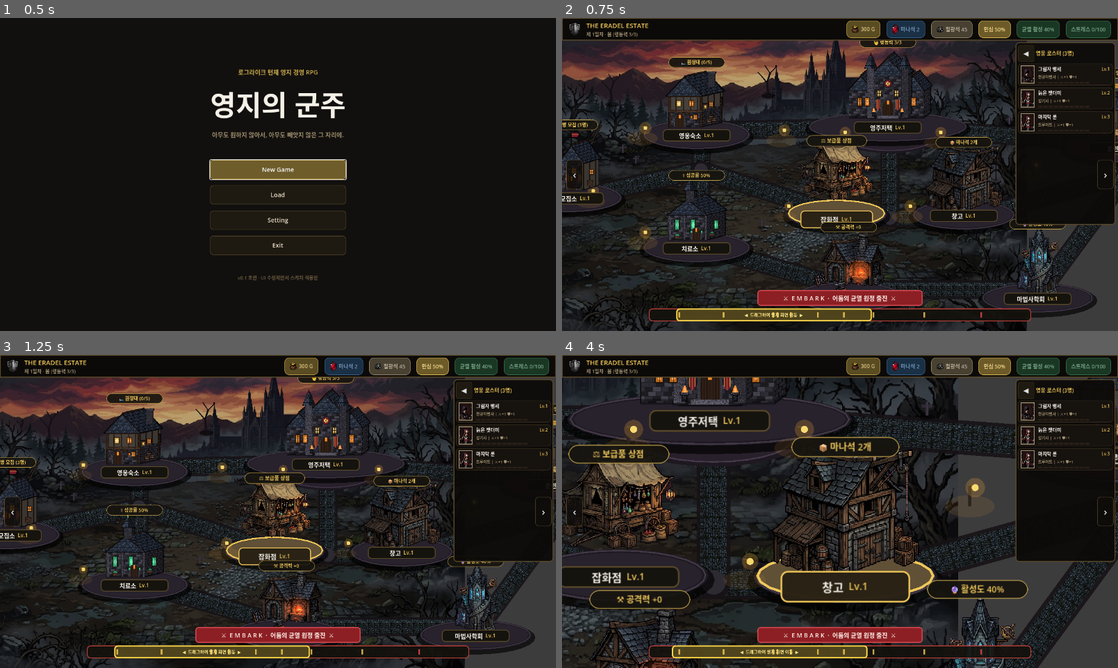
Above: before the commit, frames 1-4 (two rows, left to right).
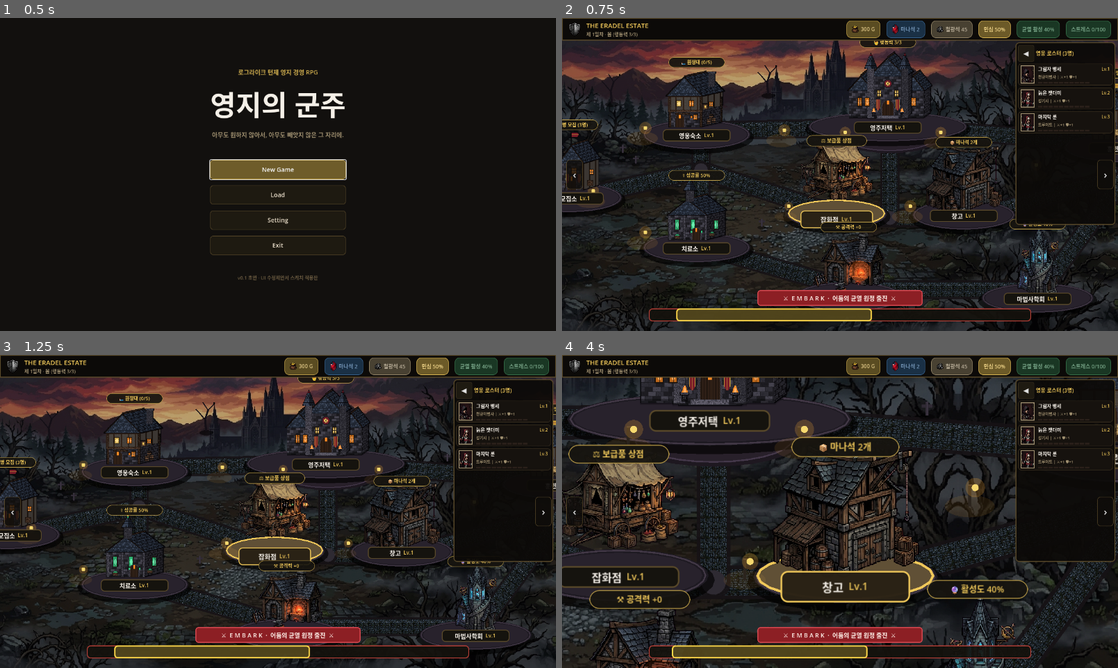
Above: after the commit, the same moments.

Repository: Jeon-JongChan/Godot-Projects
Game: Godot game, scene res://scenes/flow/title.tscn
Two runs of this game, one before a commit and one after it. Both use one fixed random seed, a clock stepped at 60 frames per second and the inputs below.
Inputs (mouse positions are in pixels of both pictures, inside the frame that each line leads up to):
- Up to frame 1 (0.5 s): no input
- Up to frame 2 (0.75 s): click "New Game" at 0.5 s
- Up to frame 3 (1.25 s): no input
- Up to frame 4 (4 s): click "◀" at 1.25 s; click "▶" at 2 s; click "‹" at 2.75 s; tap Enter at 3.5 s; move the mouse to (962, 495) at 3.52 s; hold D from 3.53 s (still down); tap Space (end_turn) at 3.6 s; click (962, 495) at 3.67 s

Frame 1 is identical in both runs. In frame 2, 2.4% of the frame differs, in the area x 20-100%, y 7-100%; in frame 3, 2.4%; in frame 4, 6.6%.

Commit message:
버그 수정, 스킬추가, 치트 추가, 대장간 추가 수정

Diff:
--- a/eradel/app/project.godot
+++ b/eradel/app/project.godot
@@ -22,6 +22,7 @@
 GameState="*res://scripts/autoload/game_state.gd"
 SaveManager="*res://scripts/autoload/save_manager.gd"
 PauseManager="*res://scripts/autoload/pause_manager.gd"
+DebugConsole="*res://scripts/autoload/debug_console.gd"
 
 [display]
 
--- a/eradel/app/scenes/estate/estate.gd
+++ b/eradel/app/scenes/estate/estate.gd
@@ -52,6 +52,7 @@
 var _building_canvases: Array[VillageVisuals.VillageBuildingCanvas] = []
 var _active_interior_canvas: VillageVisuals.BuildingInteriorCanvas = null
 var _hud_layer: CanvasLayer
+var _modal_layer: CanvasLayer
 var _top_bar_holder: Control
 var _status_Row_holder: HBoxContainer
 var _scroll_track: Panel
@@ -90,9 +91,13 @@
 	_world_container.add_child(_buildings_layer)
 	_build_village_structures()
 
-	# 4. 상단 HUD 및 하단 스크롤바 레이어
+	# 4. 상단 HUD·하단 스크롤바 레이어(layer=1) 및 건물 대형 모달 전용 상위 레이어(layer=20)
 	_hud_layer = CanvasLayer.new()
+	_hud_layer.layer = 1
 	add_child(_hud_layer)
+	_modal_layer = CanvasLayer.new()
+	_modal_layer.layer = 20
+	add_child(_modal_layer)
 	_build_hud()
 
 	# 5. [옵저버] GameState 시그널 구독 — 상태가 바뀌면 자동으로 HUD 와 건물 배지가 갱신된다
@@ -397,7 +402,9 @@
 
 	_active_modal = Control.new()
 	_active_modal.set_anchors_preset(PRESET_FULL_RECT)
-	_hud_layer.add_child(_active_modal)
+	# HUD 갱신 시에도 슬라이더/상단바가 모달 위로 튀어나오지 않도록 전용 상위 CanvasLayer(layer=20)에 배치
+	var modal_host: Node = _modal_layer if _modal_layer != null else _hud_layer
+	modal_host.add_child(_active_modal)
 
 	# 배경 반투명 딤 오버레이 (바깥 영역 클릭 시 닫기)
 	var dim := ColorRect.new()
@@ -1589,7 +1596,9 @@
 			var cur_m: Mercenary = m
 			h_panel.gui_input.connect(func(ev: InputEvent):
 				if ev is InputEventMouseButton and ev.button_index == MOUSE_BUTTON_LEFT and ev.pressed:
-					_selected_forge_merc = cur_m
+					if _selected_forge_merc != cur_m:
+						_selected_forge_merc = cur_m
+						_selected_forge_slot = "weapon" # 캐릭터 변경 시 강화부위 기본값 초기화
 					_open_large_building_popup(def)
 			)
 			hero_list.add_child(h_panel)
@@ -1615,7 +1624,7 @@
 	forge_holder.add_child(forge_interior)
 	_active_blacksmith_canvas = forge_interior
 
-	# 2-B. 중앙 하단 4칸 장비 슬롯 (WEAPON, ARMOR, HELMET, RING)
+	# 2-B. 중앙 하단 4칸 장비 슬롯 (WEAPON, ARMOR, HELMET, ACCESSORY)
 	var eq_card := UiKit.panel(Color("161318"), UiKit.BORDER2, 8)
 	eq_card.custom_minimum_size = Vector2(0, 110)
 	center_col.add_child(eq_card)
@@ -1629,32 +1638,41 @@
 		{"id": "weapon", "label": "WEAPON", "level": target_m.weapon_level if target_m else 1},
 		{"id": "armor", "label": "ARMOR", "level": target_m.armor_level if target_m else 1},
 		{"id": "helmet", "label": "HELMET", "level": target_m.helmet_level if target_m else 1},
-		{"id": "ring", "label": "RING", "level": target_m.ring_level if target_m else 1}
+		{"id": "accessory", "label": "ACCESSORY", "level": target_m.ring_level if target_m else 1}
 	]
 
 	for s_info in slots_data:
 		var sid: String = s_info.id
-		var is_s_sel: bool = (_selected_forge_slot == sid)
+		var is_s_sel: bool = (_selected_forge_slot == sid or (_selected_forge_slot == "ring" and sid == "accessory"))
 		var s_box := VBoxContainer.new()
 		s_box.alignment = BoxContainer.ALIGNMENT_CENTER
+		s_box.custom_minimum_size = Vector2(76, 94)
 		s_box.add_theme_constant_override("separation", 4)
-		s_box.mouse_filter = MOUSE_FILTER_PASS
+		s_box.mouse_filter = MOUSE_FILTER_STOP
+		s_box.mouse_default_cursor_shape = Control.CURSOR_POINTING_HAND
 
 		# 상단 슬롯 레이블
-		s_box.add_child(UiKit.label(s_info.label, 10, UiKit.GOLD if is_s_sel else UiKit.TEXT2))
-
-		# 아이콘 캔버스
+		var top_lbl := UiKit.label(s_info.label, 10, UiKit.GOLD if is_s_sel else UiKit.TEXT2)
+		top_lbl.horizontal_alignment = HORIZONTAL_ALIGNMENT_CENTER
+		top_lbl.mouse_filter = MOUSE_FILTER_IGNORE
+		s_box.add_child(top_lbl)
+
+		# 아이콘 캔버스 (내부 마우스 이벤트 무시 -> 부모 슬롯 카드가 이미지 영역 클릭을 직접 수신)
 		var icon_cv := VillageVisuals.EquipmentIconCanvas.new()
 		icon_cv.slot_type = sid
 		icon_cv.item_level = int(s_info.level)
 		icon_cv.is_selected = is_s_sel
 		icon_cv.custom_minimum_size = Vector2(58, 58)
+		icon_cv.mouse_filter = MOUSE_FILTER_IGNORE
 		s_box.add_child(icon_cv)
 
 		# 하단 레벨 레이블
-		s_box.add_child(UiKit.label("+%d강" % int(s_info.level), 11, UiKit.GOLD2 if is_s_sel else UiKit.WHITE))
-
-		# 클릭 시 장비 슬롯 전환
+		var lv_lbl := UiKit.label("+%d강" % int(s_info.level), 11, UiKit.GOLD2 if is_s_sel else UiKit.WHITE)
+		lv_lbl.horizontal_alignment = HORIZONTAL_ALIGNMENT_CENTER
+		lv_lbl.mouse_filter = MOUSE_FILTER_IGNORE
+		s_box.add_child(lv_lbl)
+
+		# 이미지 포함 슬롯 전체 영역 클릭 시 장비 슬롯 전환
 		var clicked_sid: String = sid
 		s_box.gui_input.connect(func(ev: InputEvent):
 			if ev is InputEventMouseButton and ev.button_index == MOUSE_BUTTON_LEFT and ev.pressed:
@@ -1692,7 +1710,7 @@
 			"helmet":
 				cur_slot_lv = target_m.helmet_level
 				slot_kr_name = "투구"
-			"ring":
+			"ring", "accessory":
 				cur_slot_lv = target_m.ring_level
 				slot_kr_name = "장신구"
 
@@ -1795,12 +1813,12 @@
 						"helmet":
 							target_m.helmet_level += 1
 							target_m.max_hp += 5
-						"ring":
+						"ring", "accessory":
 							target_m.ring_level += 1
 							target_m.attack += 1
 
 					forge_interior.current_state = VillageVisuals.BlacksmithInteriorCanvas.DwarfState.SUCCESS
-					_popup_notice = "🎉 강화 대성공! [%s]의 %s가 +%d강이 되었습니다!" % [target_m.merc_name, slot_kr_name, cur_slot_lv + 1]
+					_popup_notice = "✨ 강화 성공! [%s]의 %s가 +%d강이 되었습니다!" % [target_m.merc_name, slot_kr_name, cur_slot_lv + 1]
 				else:
 					forge_interior.current_state = VillageVisuals.BlacksmithInteriorCanvas.DwarfState.FAIL
 					_popup_notice = "💨 강화 실패... 아쉽게도 이번 제련은 성공하지 못했습니다."
@@ -2567,18 +2585,7 @@
 	_scroll_track.add_theme_stylebox_override("panel", UiKit.style(Color(0.08, 0.07, 0.05, 0.92), Color("b84038"), 8, 2))
 	scroll_root.add_child(_scroll_track)
 
-	# 트랙 위 건물 미니 위치 마커 표시
-	for def in _building_defs:
-		var ratio_x: float = (def.rect.position.x + def.rect.size.x * 0.5) / WORLD_WIDTH
-		var mx: float = ratio_x * _scroll_track_width
-		var dot := ColorRect.new()
-		dot.color = UiKit.RED if def.id == "dungeon_gate" else UiKit.GOLD
-		dot.size = Vector2(4, 12)
-		dot.position = Vector2(mx - 2, (_scroll_track_height - 12) * 0.5)
-		dot.mouse_filter = MOUSE_FILTER_IGNORE
-		_scroll_track.add_child(dot)
-
-	# 노란색 창 1칸 (현재 화면 1280px / 전체 2500px 비율 사각 핸들)
+	# 노란색 창 1칸 (현재 화면 1280px / 전체 2500px 비율 사각 핸들 — 내부 글씨·위치 마커 제거)
 	var thumb_w: float = _scroll_track_width * (VIEWPORT_WIDTH / WORLD_WIDTH)
 	_scroll_thumb = Panel.new()
 	_scroll_thumb.size = Vector2(thumb_w, _scroll_track_height)
@@ -2591,13 +2598,6 @@
 	thumb_sb.set_corner_radius_all(7)
 	_scroll_thumb.add_theme_stylebox_override("panel", thumb_sb)
 	scroll_root.add_child(_scroll_thumb)
-
-	var thumb_lbl := UiKit.label("◀  드래그하여 영지 화면 이동  ▶", 10, Color("ffe888"))
-	thumb_lbl.set_anchors_preset(PRESET_FULL_RECT)
-	thumb_lbl.horizontal_alignment = HORIZONTAL_ALIGNMENT_CENTER
-	thumb_lbl.vertical_alignment = VERTICAL_ALIGNMENT_CENTER
-	thumb_lbl.mouse_filter = MOUSE_FILTER_IGNORE
-	_scroll_thumb.add_child(thumb_lbl)
 
 	_scroll_track.gui_input.connect(func(ev: InputEvent):
 		if ev is InputEventMouseButton and ev.button_index == MOUSE_BUTTON_LEFT:
--- /dev/null
+++ b/eradel/app/scripts/autoload/debug_console.gd
@@ -0,0 +1,322 @@
+extends CanvasLayer
+
+## F1 디버그/치트 콘솔 오토로드.
+## 기능 테스트 시 자원 부족이나 상태 조건 제약을 즉시 해제할 수 있는 오버레이 창과 명령어 실행기를 제공한다.
+
+var _root: Control
+var _panel: PanelContainer
+var _status_label: Label
+var _log_view: RichTextLabel
+var _cmd_input: LineEdit
+
+
+## 콘솔 UI 트리를 구성하고 초기에는 숨김 상태로 대기한다.
+func _ready() -> void:
+	layer = 150
+	process_mode = Node.PROCESS_MODE_ALWAYS
+	_build_ui()
+	_root.visible = false
+	_connect_signals()
+	_refresh_status()
+	_append_log("[color=#c9a84c]에라델 디버그 콘솔 준비 완료.[/color] 'help' 입력 또는 상단 치트 버튼을 사용하세요.")
+
+
+## GameState 자원/스트레스 변경 시 콘솔 상단 상태 표시줄을 동기화한다.
+func _connect_signals() -> void:
+	if not GameState.resources_changed.is_connected(_refresh_status):
+		GameState.resources_changed.connect(_refresh_status)
+	if not GameState.stress_changed.is_connected(_refresh_status):
+		GameState.stress_changed.connect(_refresh_status)
+
+
+## F1 키로 콘솔을 토글하고, 열려 있을 때 ESC 입력이 일시정지 팝업으로 전파되지 않도록 소비한다.
+func _input(event: InputEvent) -> void:
+	if not (event is InputEventKey):
+		return
+	var kev := event as InputEventKey
+	if not kev.pressed or kev.echo:
+		return
+	if kev.keycode == KEY_F1 or kev.physical_keycode == KEY_F1:
+		toggle_console()
+		get_viewport().set_input_as_handled()
+		return
+	if _root.visible and (kev.keycode == KEY_ESCAPE or kev.physical_keycode == KEY_ESCAPE):
+		close_console()
+		get_viewport().set_input_as_handled()
+
+
+## 콘솔 창이 현재 화면에 열려 있는지 반환한다.
+func is_open() -> bool:
+	return _root != null and _root.visible
+
+
+## 콘솔 창을 열고 명령어 입력란에 포커스를 둔다.
+func open_console() -> void:
+	if _root == null:
+		return
+	_root.visible = true
+	_refresh_status()
+	if is_instance_valid(_cmd_input) and _cmd_input.is_inside_tree():
+		_cmd_input.grab_focus()
+
+
+## 콘솔 창을 닫고 입력 포커스를 해제한다.
+func close_console() -> void:
+	if _root == null:
+		return
+	if is_instance_valid(_cmd_input):
+		_cmd_input.release_focus()
+	_root.visible = false
+
+
+## 콘솔 창 열림/닫힘 상태를 전환한다.
+func toggle_console() -> void:
+	if is_open():
+		close_console()
+	else:
+		open_console()
+
+
+## 치트 명령어 문자열을 파싱·실행하고 결과 문자열을 반환한다.
+func execute_command(cmd_line: String) -> String:
+	var trimmed := cmd_line.strip_edges()
+	if trimmed.is_empty():
+		return ""
+	var parts := trimmed.split(" ", false)
+	var op := parts[0].to_lower()
+	var arg := parts[1] if parts.size() > 1 else ""
+	var result := ""
+
+	match op:
+		"help", "?":
+			result = "명령어: gold <n> | add_gold <n> | mana <n> | add_mana <n> | ore <n> | add_ore <n> | ap <n|max> | stress <n> | heal_all | max_buildings | clear"
+		"clear":
+			if is_instance_valid(_log_view):
+				_log_view.clear()
+			return "[OK] 로그 초기화"
+		"gold":
+			var v := _parse_int(arg, -1)
+			if v < 0:
+				result = "[ERR] 사용법: gold <0 이상의 정수>"
+			else:
+				GameState.gold = v
+				GameState.resources_changed.emit()
+				result = "[OK] 금화 = %d G" % GameState.gold
+		"add_gold":
+			var d := _parse_int(arg, 1000)
+			GameState.add_gold(d)
+			result = "[OK] 금화 %+d → %d G" % [d, GameState.gold]
+		"mana":
+			var v := _parse_int(arg, -1)
+			if v < 0:
+				result = "[ERR] 사용법: mana <0 이상의 정수>"
+			else:
+				GameState.manastone = v
+				GameState.resources_changed.emit()
+				result = "[OK] 마나석 = %d" % GameState.manastone
+		"add_mana":
+			var d := _parse_int(arg, 10)
+			GameState.add_manastone(d)
+			result = "[OK] 마나석 %+d → %d" % [d, GameState.manastone]
+		"ore":
+			var v := _parse_int(arg, -1)
+			if v < 0:
+				result = "[ERR] 사용법: ore <0 이상의 정수>"
+			else:
+				GameState.iron_ore = v
+				GameState.resources_changed.emit()
+				result = "[OK] 철광석 = %d" % GameState.iron_ore
+		"add_ore":
+			var d := _parse_int(arg, 100)
+			GameState.add_iron_ore(d)
+			result = "[OK] 철광석 %+d → %d" % [d, GameState.iron_ore]
+		"ap":
+			if arg.to_lower() == "max" or arg.is_empty():
+				GameState.action_points = GameState.max_action_points
+			else:
+				var v := _parse_int(arg, -1)
+				if v < 0:
+					result = "[ERR] 사용법: ap <정수|max>"
+				else:
+					GameState.action_points = v
+			if result.is_empty():
+				GameState.resources_changed.emit()
+				result = "[OK] 행동력 = %d / %d" % [GameState.action_points, GameState.max_action_points]
+		"stress":
+			var v := _parse_int(arg, 0)
+			GameState.stress_resolvable = clampi(v, 0, GameState.MAX_STRESS)
+			if v == 0:
+				GameState.stress_permanent = 0
+			GameState.stress_changed.emit()
+			result = "[OK] 스트레스 = %d (영구=%d)" % [GameState.total_stress(), GameState.stress_permanent]
+		"heal_all":
+			var count := 0
+			for m in GameState.roster:
+				if m.status != Mercenary.Status.DEAD and m.status != Mercenary.Status.MISSING:
+					m.hp = m.max_hp
+					m.stress = 0
+					m.penalties.clear()
+					m.status = Mercenary.Status.READY
+					count += 1
+			GameState.roster_changed.emit()
+			GameState.party_changed.emit()
+			result = "[OK] 생존 용병 %d명 체력·스트레스·패널티 완전 회복" % count
+		"max_buildings":
+			for def in BuildingDb.DEFS:
+				var bname: String = def.get("name", "")
+				if bname == "어둠의 균열":
+					continue
+				GameState.buildings[bname] = BuildingDb.MAX_LEVEL
+				if BuildingDb.ALIASES.has(bname):
+					GameState.buildings[BuildingDb.ALIASES[bname]] = BuildingDb.MAX_LEVEL
+			GameState.max_action_points = 5
+			GameState.action_points = maxi(GameState.action_points, GameState.max_action_points)
+			GameState.resources_changed.emit()
+			result = "[OK] 모든 영지 시설 Lv.%d 달성 (최대 행동력 5)" % BuildingDb.MAX_LEVEL
+		_:
+			result = "[ERR] 알 수 없는 명령어: '%s' ('help' 참조)" % op
+
+	_refresh_status()
+	_append_log("> %s\n  %s" % [trimmed, result])
+	return result
+
+
+## 콘솔 오버레이 UI(반투명 배경, 빠른 치트 버튼, 로그 창, 명령어 입력창)를 생성한다.
+func _build_ui() -> void:
+	_root = Control.new()
+	_root.name = "ConsoleRoot"
+	_root.set_anchors_preset(Control.PRESET_FULL_RECT)
+	_root.mouse_filter = Control.MOUSE_FILTER_STOP
+	add_child(_root)
+
+	var backdrop := ColorRect.new()
+	backdrop.set_anchors_preset(Control.PRESET_FULL_RECT)
+	backdrop.color = Color(0.02, 0.02, 0.03, 0.72)
+	backdrop.mouse_filter = Control.MOUSE_FILTER_STOP
+	_root.add_child(backdrop)
+
+	var center := CenterContainer.new()
+	center.set_anchors_preset(Control.PRESET_FULL_RECT)
+	_root.add_child(center)
+
+	_panel = UiKit.panel(Color("110f0b"), UiKit.GOLD, 12)
+	_panel.custom_minimum_size = Vector2(760, 480)
+	center.add_child(_panel)
+
+	var vbox := VBoxContainer.new()
+	vbox.add_theme_constant_override("separation", 10)
+	_panel.add_child(vbox)
+
+	# 상단 헤더
+	var header := HBoxContainer.new()
+	vbox.add_child(header)
+	var title_lbl := UiKit.title("⚙ 디버그 · 테스트 치트 콘솔 (F1)", 20, UiKit.GOLD2)
+	title_lbl.size_flags_horizontal = Control.SIZE_EXPAND_FILL
+	header.add_child(title_lbl)
+
+	var close_btn := UiKit.button("닫기 (F1 / ESC)", UiKit.RED)
+	close_btn.pressed.connect(close_console)
+	header.add_child(close_btn)
+
+	# 현재 자원 상태 요약 바
+	_status_label = UiKit.label("", 13, UiKit.TEXT2)
+	vbox.add_child(_status_label)
+
+	vbox.add_child(UiKit.divider())
+
+	# 원클릭 빠른 치트 버튼 묶음
+	var cheat_lbl := UiKit.label("빠른 치트 (테스트용 즉시 지급)", 13, UiKit.GOLD)
+	vbox.add_child(cheat_lbl)
+
+	var grid := GridContainer.new()
+	grid.columns = 4
+	grid.add_theme_constant_override("h_separation", 8)
+	grid.add_theme_constant_override("v_separation", 8)
+	vbox.add_child(grid)
+
+	var quick_cheats := [
+		{"label": "+1,000 금화", "cmd": "add_gold 1000"},
+		{"label": "+10,000 금화", "cmd": "add_gold 10000"},
+		{"label": "+20 마나석", "cmd": "add_mana 20"},
+		{"label": "+200 철광석", "cmd": "add_ore 200"},
+		{"label": "행동력 MAX", "cmd": "ap max"},
+		{"label": "영웅 전원 회복", "cmd": "heal_all"},
+		{"label": "스트레스 0", "cmd": "stress 0"},
+		{"label": "모든 건물 Lv.5", "cmd": "max_buildings"},
+	]
+	for item in quick_cheats:
+		var btn := UiKit.button(item["label"], UiKit.GOLD)
+		btn.size_flags_horizontal = Control.SIZE_EXPAND_FILL
+		var cmd_str: String = item["cmd"]
+		btn.pressed.connect(func(): execute_command(cmd_str))
+		grid.add_child(btn)
+
+	# 콘솔 출력 로그
+	var log_frame := UiKit.panel(Color("090806"), UiKit.BORDER2, 8)
+	log_frame.size_flags_vertical = Control.SIZE_EXPAND_FILL
+	vbox.add_child(log_frame)
+
+	_log_view = RichTextLabel.new()
+	_log_view.bbcode_enabled = true
+	_log_view.scroll_following = true
+	_log_view.selection_enabled = true
+	_log_view.size_flags_horizontal = Control.SIZE_EXPAND_FILL
+	_log_view.size_flags_vertical = Control.SIZE_EXPAND_FILL
+	_log_view.add_theme_font_size_override("normal_font_size", 13)
+	log_frame.add_child(_log_view)
+
+	# 명령어 입력 행
+	var cmd_row := HBoxContainer.new()
+	cmd_row.add_theme_constant_override("separation", 8)
+	vbox.add_child(cmd_row)
+
+	_cmd_input = LineEdit.new()
+	_cmd_input.placeholder_text = "명령어 입력 (예: gold 5000, mana 25, ore 300, ap 5, heal_all, help)"
+	_cmd_input.size_flags_horizontal = Control.SIZE_EXPAND_FILL
+	_cmd_input.add_theme_stylebox_override("normal", UiKit.style(UiKit.BG3, UiKit.BORDER2, 6))
+	_cmd_input.add_theme_color_override("font_color", UiKit.WHITE)
+	_cmd_input.text_submitted.connect(_on_submit_command)
+	cmd_row.add_child(_cmd_input)
+
+	var run_btn := UiKit.primary_button("실행", UiKit.GREEN)
+	run_btn.pressed.connect(func(): _on_submit_command(_cmd_input.text))
+	cmd_row.add_child(run_btn)
+
+
+## 입력창에서 엔터/실행 버튼 누름 시 명령을 실행하고 입력창을 비운다.
+func _on_submit_command(text: String) -> void:
+	if text.strip_edges().is_empty():
+		return
+	execute_command(text)
+	if is_instance_valid(_cmd_input):
+		_cmd_input.text = ""
+		_cmd_input.grab_focus()
+
+
+## 상단 요약 바에 현재 금화/마나석/철광석/행동력/스트레스를 갱신한다.
+func _refresh_status() -> void:
+	if not is_instance_valid(_status_label):
+		return
+	_status_label.text = "현재 상태 | 금화: %dG   마나석: %d   철광석: %d   행동력: %d/%d   스트레스: %d/%d   일차: %d일" % [
+		GameState.gold,
+		GameState.manastone,
+		GameState.iron_ore,
+		GameState.action_points,
+		GameState.max_action_points,
+		GameState.total_stress(),
+		GameState.MAX_STRESS,
+		GameState.day,
+	]
+
+
+## 콘솔 로그 영역에 타임스탬프 없이 줄 단위로 텍스트를 추가한다.
+func _append_log(line: String) -> void:
+	if is_instance_valid(_log_view):
+		_log_view.append_text(line + "\n")
+
+
+## 문자열 인자를 정수로 변환하며, 유효하지 않으면 fallback 값을 반환한다.
+func _parse_int(raw: String, fallback: int) -> int:
+	if raw.is_valid_int():
+		return raw.to_int()
+	return fallback
--- a/eradel/app/scripts/village_visuals.gd
+++ b/eradel/app/scripts/village_visuals.gd
@@ -34,10 +34,12 @@
 			_road_tex = load("res://assets/sprites/textures/village_cobblestone_road.png")
 
 		if _estate_bg_tex != null:
-			# 2500x720 광폭 월드를 좌우 심리스 미러링으로 왜곡 없이 도트풍 배경 렌더링
+			# 2500x720 광폭 월드를 좌우 심리스 미러링으로 렌더링 (gl_compatibility 음수 Rect 폭 컬링 방지용 Transform2D 반전 적용)
 			var half_w := w * 0.5
-			draw_texture_rect(_estate_bg_tex, Rect2(0, 0, half_w, h), false)
-			draw_texture_rect(_estate_bg_tex, Rect2(w, 0, -half_w, h), false)
+			draw_texture_rect(_estate_bg_tex, Rect2(0.0, 0.0, half_w, h), false)
+			draw_set_transform(Vector2(w, 0.0), 0.0, Vector2(-1.0, 1.0))
+			draw_texture_rect(_estate_bg_tex, Rect2(0.0, 0.0, half_w, h), false)
+			draw_set_transform(Vector2.ZERO, 0.0, Vector2.ONE)
 			# 상단 하늘과 지평선 톤을 어둡게 눌러 건물과 UI 가독성 확보
 			draw_rect(Rect2(0, 0, w, h), Color(0.05, 0.04, 0.06, 0.25))
 		else:
@@ -920,7 +922,7 @@
 
 ## 대장간의 4대 장비(무기, 갑옷, 투구, 장신구)를 고딕 도트 아이콘 텍스처로 그리는 캔버스
 class EquipmentIconCanvas extends Control:
-	var slot_type: String = "weapon" # weapon, armor, helmet, ring
+	var slot_type: String = "weapon" # weapon, armor, helmet, accessory
 	var item_level: int = 1
 	var is_selected: bool = false
 	static var _eq_tex_cache: Dictionary = {}
@@ -932,6 +934,8 @@
 		if _eq_tex_cache.has(stype):
 			return _eq_tex_cache[stype]
 		var path := "res://assets/sprites/ui/icon_%s.png" % stype
+		if not ResourceLoader.exists(path) and stype == "accessory":
+			path = "res://assets/sprites/ui/icon_ring.png"
 		var tex: Texture2D = load(path) if ResourceLoader.exists(path) else null
 		_eq_tex_cache[stype] = tex
 		return tex
@@ -1010,7 +1014,7 @@
 				# 투구 상단 금빛 브로우 밴드
 				draw_line(Vector2(cx - 15, cy - 12), Vector2(cx + 15, cy - 12), Color("d4af37"), 2.0)
 
-			"ring":
+			"ring", "accessory":
 				# 신비로운 룬이 각인된 황금 마법 반지
 				draw_circle(Vector2(cx, cy), 18.0, Color("c8982a"))
 				draw_circle(Vector2(cx, cy), 12.0, bg_c)
@@ -1307,7 +1311,7 @@
 				draw_rect(Rect2(h_tip.x - 14, h_tip.y - 12, 28, 24), Color("828d9e"))
 
 			DwarfState.SUCCESS:
-				# 강화 대성공: 양팔을 끼고 고개를 들며 호탕하게 웃는 승리 포즈 + 찬란한 황금 아우라
+				# 강화 성공: 양팔을 끼고 고개를 들며 호탕하게 웃는 승리 포즈 + 찬란한 황금 아우라
 				draw_circle(Vector2(dx, dy - 10), 65.0, Color(0.96, 0.84, 0.32, 0.18 + 0.1 * sin(anim_time * 5.0)))
 				draw_colored_polygon(PackedVector2Array([
 					Vector2(dx - 26, dy - 20), Vector2(dx + 26, dy - 20),
Not shown, added: eradel/app/scripts/autoload/debug_console.gd.uid
Not shown, changed: .agent/agents/community-manager.md
Not shown, changed: .agent/agents/godot-gdscript-specialist.md
Not shown, changed: .agent/agents/prototyper.md
Not shown, changed: .agent/agents/qa-tester.md
Not shown, changed: .agent/agents/ui-programmer.md
Not shown, changed: .agent/docs/CLAUDE-local-template.md
Not shown, changed: .agent/docs/agent-roster.md
Not shown, changed: .agent/docs/automation-modes.md
Not shown, changed: .agent/docs/code-root-resolution.md
Not shown, changed: .agent/docs/coding-standards.md
Not shown, changed: .agent/docs/config-resolution.md
(and 183 more such lines)
